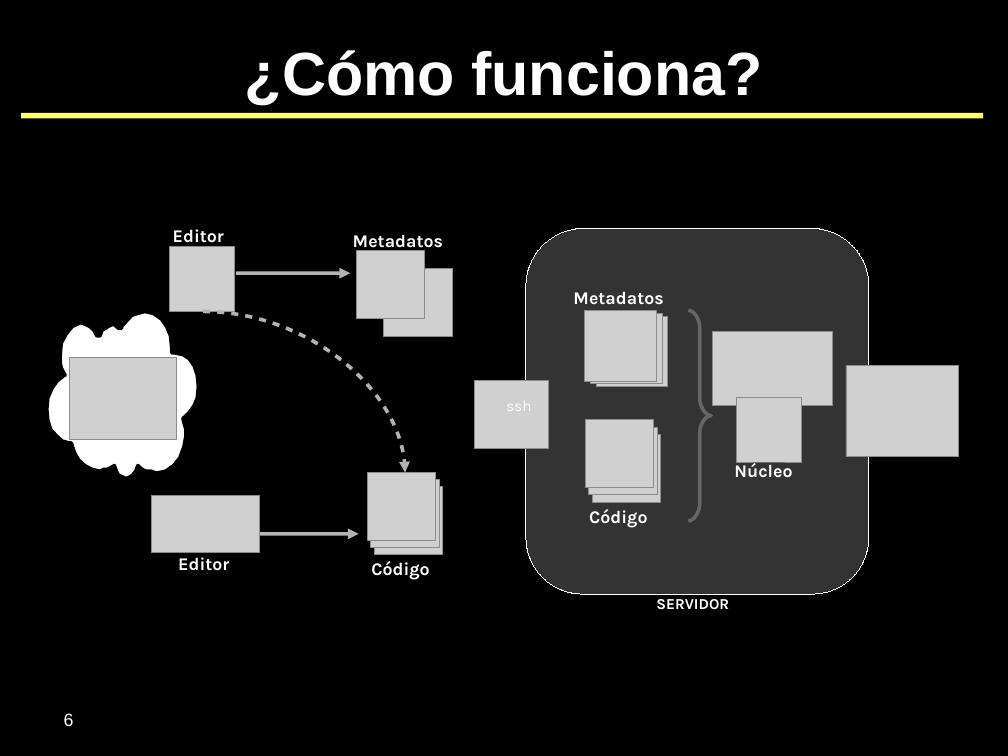
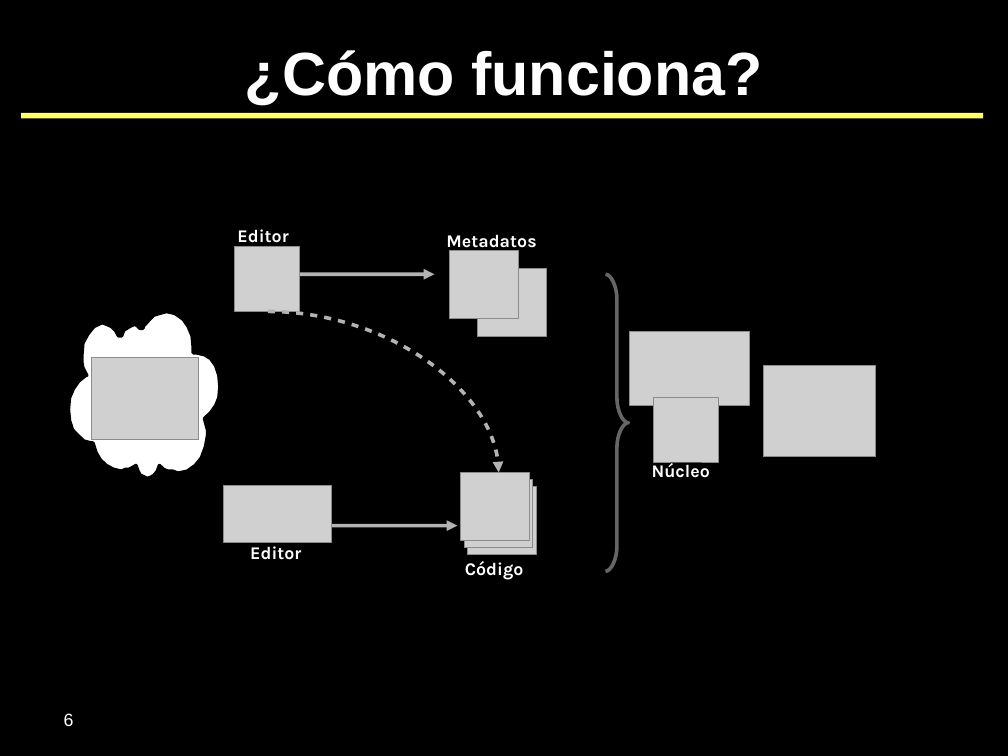
Before and after one commit to SIU-Toba/framework, a slide deck: slide 6 of doc/presentaciones/2007 - CafeConf.odp. Drawn at 1008x756 pixels with LibreOffice and Linux fonts; fonts in the diff are those of the drawing; grey boxes stand for pictures; background and template pictures are left out. Boxes give left, top, right and bottom in pixels: in the first picture for what was removed or moved away, otherwise in the second. Text is boxed around its words. In the diff, an @@ line names an element or a change of style, - is before the commit and + after.

```diff
--- a/doc/presentaciones/2007 - CafeConf.odp
+++ b/doc/presentaciones/2007 - CafeConf.odp
@@ text "Editor": place and size @@
-text "Editor" at box(173, 229, 224, 247)
+text "Editor" at box(237, 229, 288, 247)
@@ freeform shape removed at box(526, 229, 869, 595) @@
@@ picture: place and size @@
-picture at box(170, 247, 235, 312)
+picture at box(235, 247, 300, 312)
@@ picture: place and size @@
-picture at box(384, 269, 453, 338)
+picture at box(450, 251, 519, 319)
@@ picture: place and size @@
-picture at box(357, 251, 425, 319)
+picture at box(477, 269, 546, 338)
@@ arrow moved from (236, 273) - (350, 273) to (297, 274) - (434, 274) @@
@@ text removed at box(573, 292, 663, 304) @@
-Metadatos
@@ freeform shape: place and size @@
-freeform shape at box(689, 311, 712, 521)
+freeform shape at box(606, 274, 628, 572)
@@ freeform shape: place and size @@
-freeform shape at box(47, 312, 198, 479)
+freeform shape at box(69, 312, 220, 479)
@@ curved arrow moved from (203, 312) - (405, 473) to (268, 312) - (499, 473) @@
@@ picture removed at box(585, 311, 657, 381) @@
@@ picture removed at box(591, 314, 662, 384) @@
@@ picture: place and size @@
-picture at box(70, 358, 177, 440)
+picture at box(91, 358, 198, 440)
@@ picture: place and size @@
-picture at box(596, 316, 668, 387)
+picture at box(629, 332, 749, 406)
@@ picture removed at box(713, 332, 832, 406) @@
@@ picture removed at box(474, 381, 549, 449) @@
@@ picture: place and size @@
-picture at box(736, 397, 801, 462)
+picture at box(763, 366, 875, 457)
@@ picture removed at box(846, 366, 959, 457) @@
@@ text removed at box(506, 401, 531, 411) @@
-ssh
@@ picture: place and size @@
-picture at box(585, 420, 654, 488)
+picture at box(653, 397, 718, 462)
@@ picture removed at box(589, 427, 658, 495) @@
@@ picture removed at box(592, 434, 660, 502) @@
@@ text "Núcleo": place and size @@
-text "Núcleo" at box(734, 461, 792, 478)
+text "Núcleo" at box(652, 461, 710, 478)
@@ picture: place and size @@
-picture at box(152, 497, 260, 553)
+picture at box(223, 486, 331, 542)
@@ text removed at box(589, 509, 648, 528) @@
-Código
@@ text "Editor": place and size @@
-text "Editor" at box(178, 557, 229, 571)
+text "Editor" at box(250, 546, 301, 560)
@@ arrow moved from (244, 534) - (359, 534) to (320, 526) - (457, 526) @@
@@ 3 pictures, 2 texts: place and size @@
-3 pictures, 2 texts at box(353, 234, 443, 580)
+3 pictures, 2 texts at box(446, 234, 537, 580)
@@ text removed at box(656, 599, 729, 609) @@
-SERVIDOR
```
Also in this commit, not shown: 1 other slide changed.
